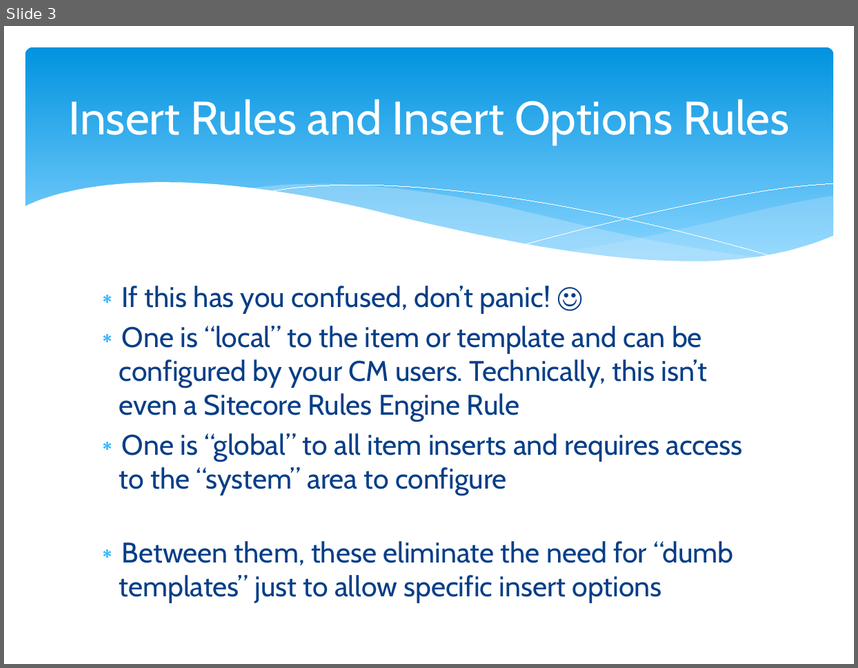
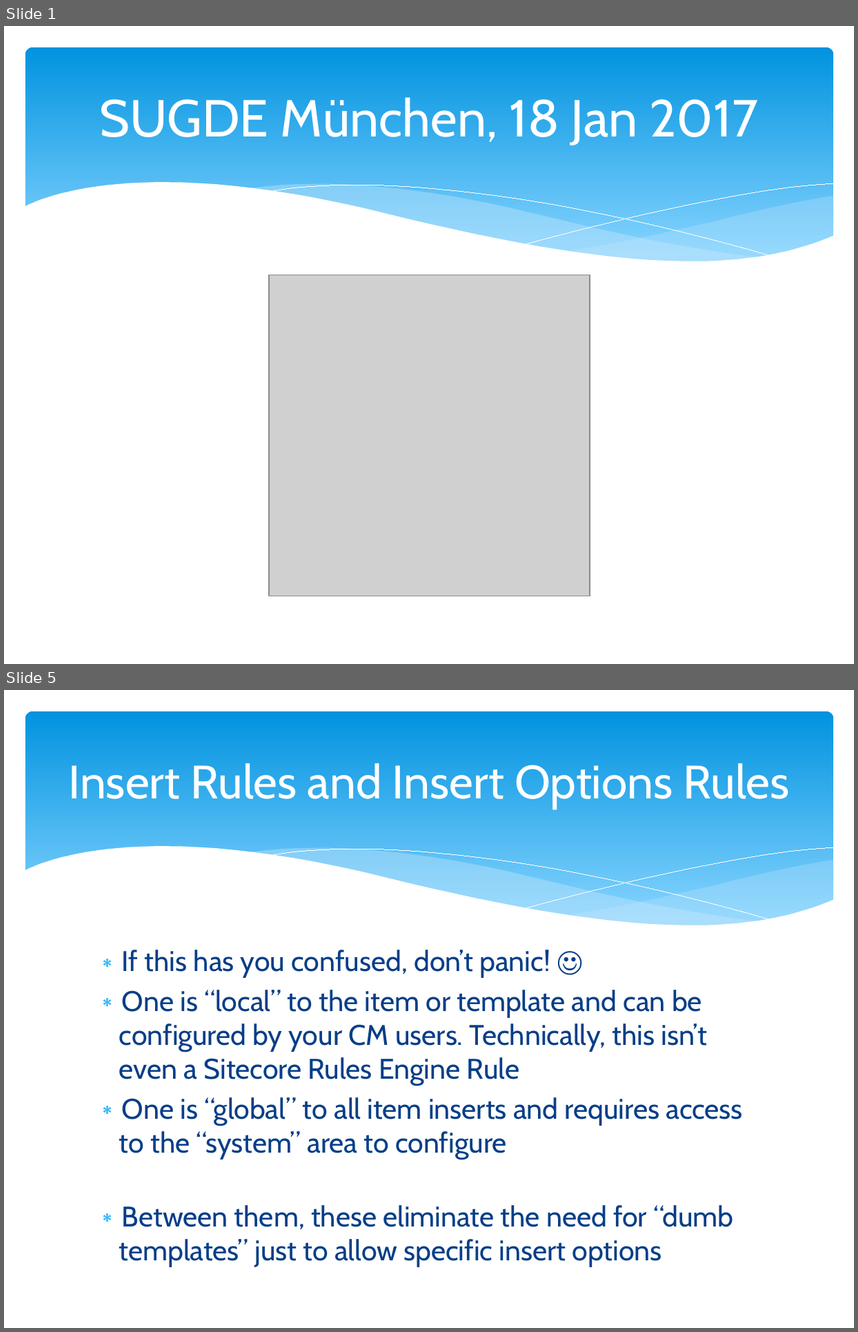
Before and after one commit to cassidydotdk/sugde, a slide deck: Rule your solutions.pptx. Shown one above the other, each under a label of ours: slide 3 before the commit, slides 1 and 5 after it; the slides between them are not shown. The pictures are 858x668 and 858x1332 pixels, drawn with LibreOffice and Linux fonts; fonts in the diff are those of the drawing; grey boxes stand for pictures. Boxes give left, top, right and bottom in pixels: in the first picture for what was removed or moved away, otherwise in the second. Text is boxed around its words. In the diff, an @@ line names an element or a change of style, - is before the commit and + after.

```diff
--- a/Rule your solutions.pptx
+++ b/Rule your solutions.pptx
@@ slide 1 added at box(4, 26, 854, 664), background #FFFFFF; not listed: 6 template elements that a slide beside it also shows @@
@@ title added at box(99, 97, 758, 145), 44 pt, text #FFFFFF @@
+SUGDE München, 18 Jan 2017
@@ picture added at box(269, 275, 590, 595) @@
@@ what was slide 3 is now slide 5 @@
```
Also in this commit, not shown: 3 slides changed, 1 other slide added, 13 other files.
